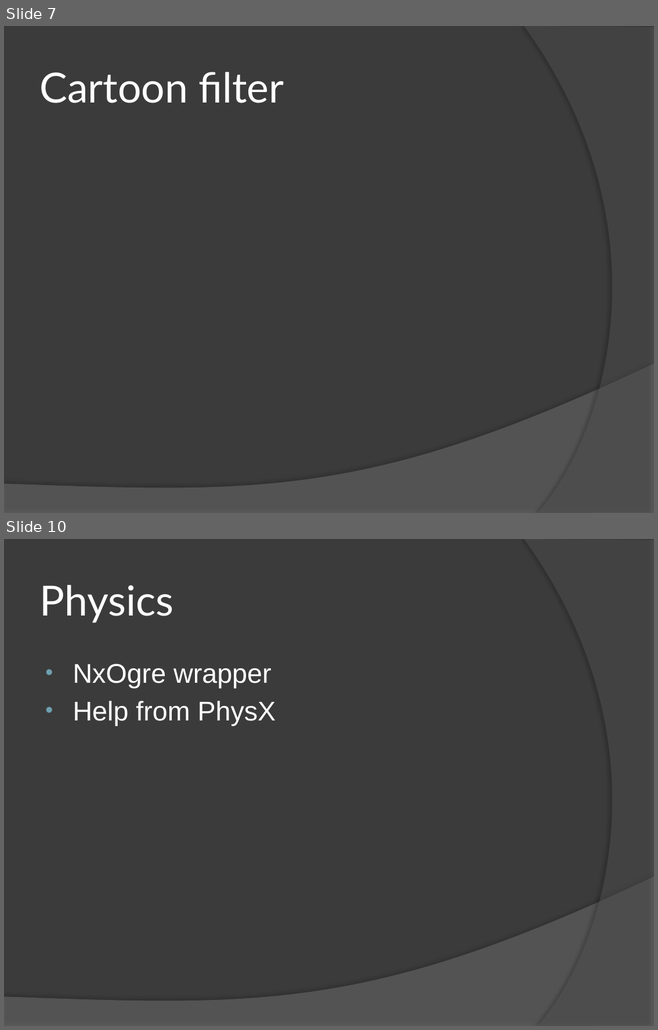
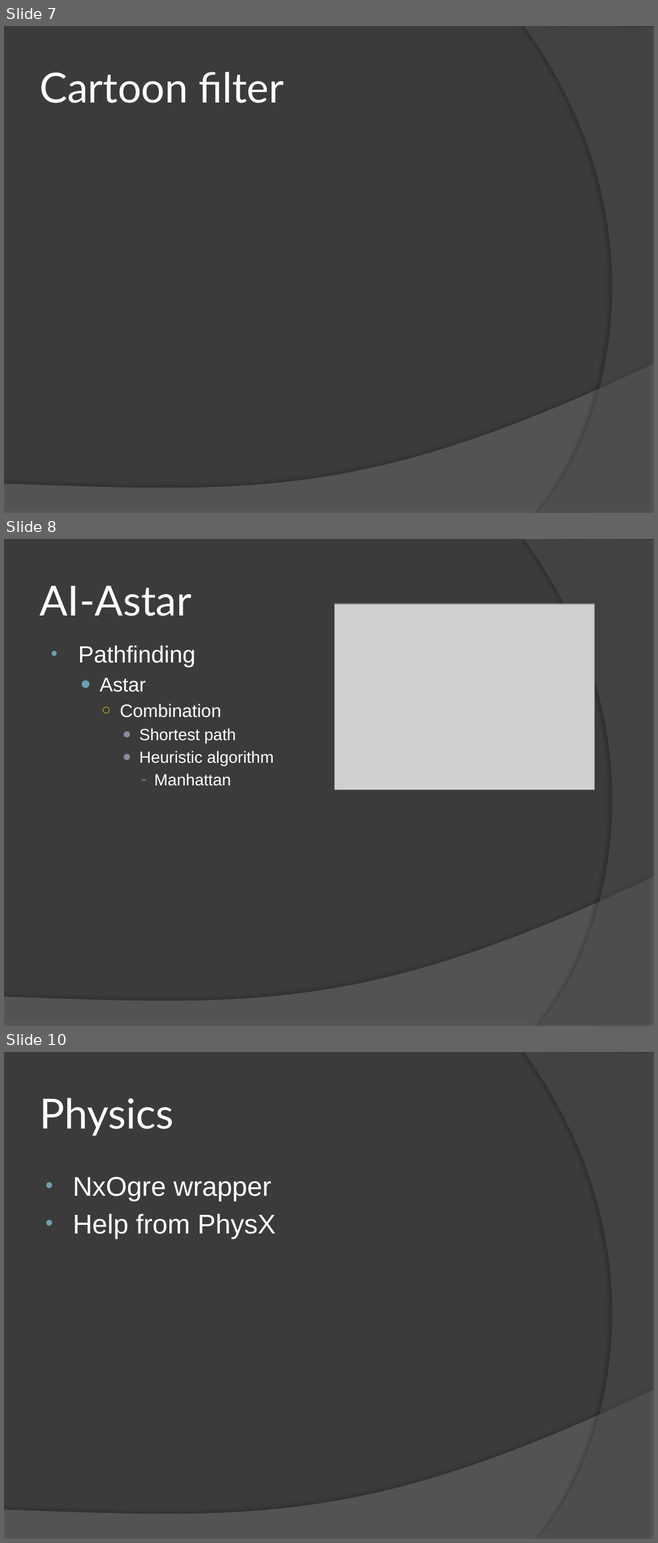
Before and after one commit to mgq812/simengines-g2-code, a slide deck: Presentation.pptx. Shown one above the other, each under a label of ours: slides 7 and 10 before the commit, slides 7, 8 and 10 after it; the slides between them are not shown. The pictures are 658x1030 and 658x1543 pixels, drawn with LibreOffice and Linux fonts; fonts in the diff are those of the drawing; grey boxes stand for pictures. Boxes give left, top, right and bottom in pixels: in the first picture for what was removed or moved away, otherwise in the second. Text is boxed around its words. In the diff, an @@ line names an element or a change of style, - is before the commit and + after.

```diff
--- a/Presentation.pptx
+++ b/Presentation.pptx
@@ slide 8 added at <box>4,539,654,1026</box>, background #3B3B3B; not listed: 2 template elements that a slide beside it also shows @@
@@ title added at <box>40,585,192,616</box>, 46 pt, text #FFFFFF @@
+AI-Astar
@@ picture added at <box>334,604,594,790</box> @@
@@ text added at <box>78,645,274,786</box>, 18 pt, text #FFFFFF @@
+• Pathfinding
+  ● Astar
+    ○ Combination
+      ● Shortest path
+      ● Heuristic algorithm
+        – Manhattan
```
Also in this commit, not shown: 4 slides changed, 1 slide removed.
